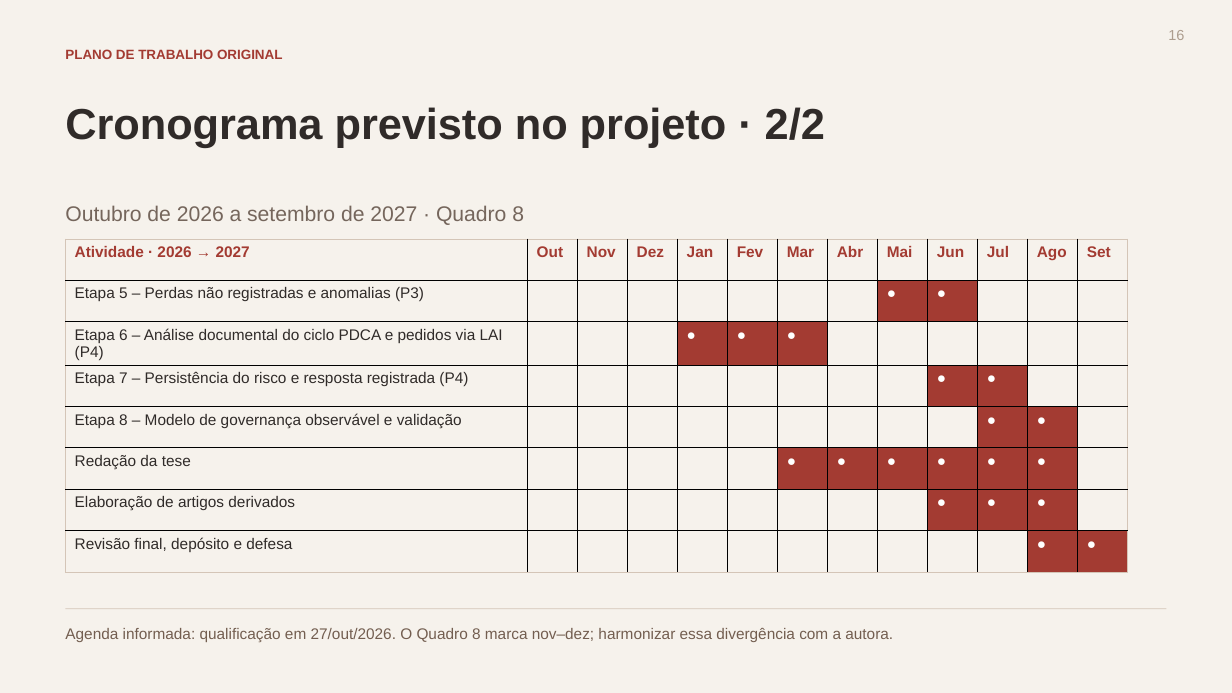
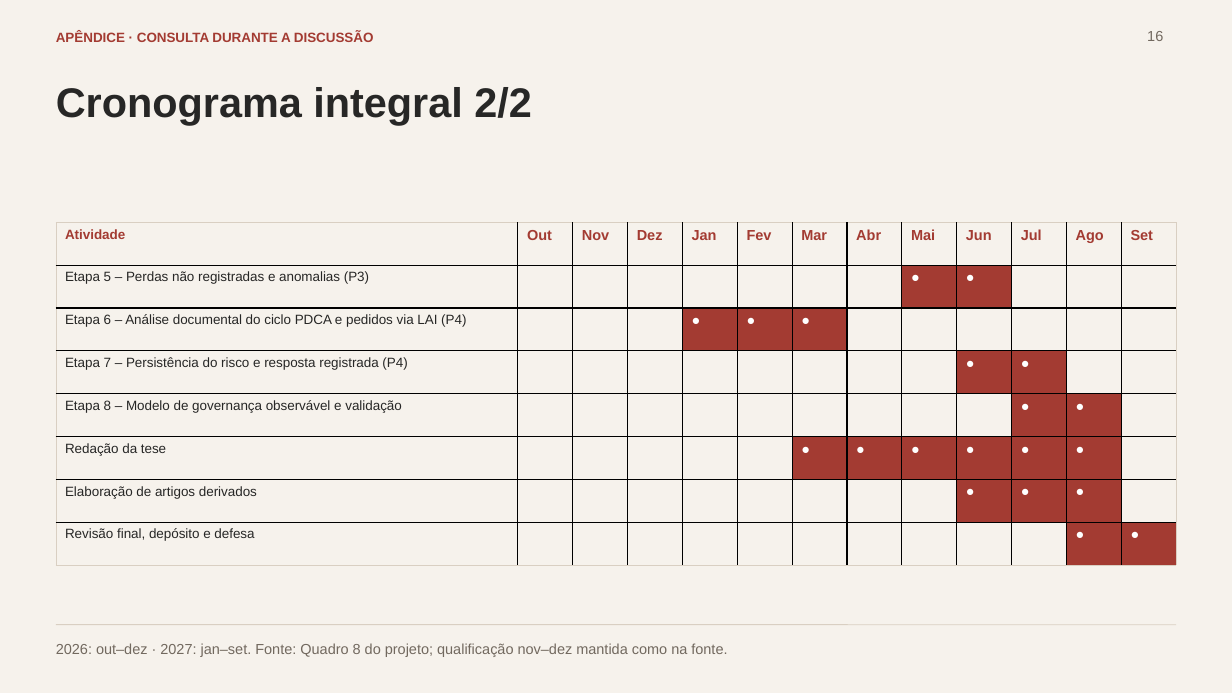
Before and after one commit to alexandrerodrigues2311/observatorio-seguranca-rodoviaria, a slide deck: slide 16 of dist/exports/apresentacao-qualificacao-fumec.pptx. Drawn at 1232x693 pixels with LibreOffice and Linux fonts; fonts in the diff are those of the drawing. Boxes give left, top, right and bottom in pixels: in the first picture for what was removed or moved away, otherwise in the second. Text is boxed around its words. In the diff, an @@ line names an element or a change of style, - is before the commit and + after.

Commit message:
Conclui modelos de aprendizado, relatório DOCX e apresentação visual revisada

```diff
--- a/dist/exports/apresentacao-qualificacao-fumec.pptx
+++ b/dist/exports/apresentacao-qualificacao-fumec.pptx
@@ text "16" moved from (x1=1168, y1=30, x2=1184, y2=40) to (x1=1147, y1=31, x2=1163, y2=41) @@
@@ text "16" at (x1=1147, y1=31, x2=1163, y2=41): text colour #AD9D8E to #72695F @@
@@ text added at (x1=56, y1=31, x2=374, y2=42), 10.5 pt, text #A33B32, bold @@
+APÊNDICE · CONSULTA DURANTE A DISCUSSÃO
@@ text removed at (x1=65, y1=49, x2=282, y2=59) @@
-PLANO DE TRABALHO ORIGINAL
@@ text at (x1=56, y1=87, x2=532, y2=125): text changed; size 33.8 to 32.2 pt; text colour #302B29 to #272726 @@
-Cronograma previsto no projeto · 2/2
+Cronograma integral 2/2
@@ text removed at (x1=65, y1=205, x2=524, y2=225) @@
-Outubro de 2026 a setembro de 2027 · Quadro 8
@@ table at (x1=55, y1=223, x2=1172, y2=566) @@
-row 1, column 1: Atividade · 2026 → 2027
+row 1, column 1: Atividade
@@ size 12 to 11.2 pt in "Out", "Nov", "Dez", "Jan" and 28 more places @@
@@ size 12 to 10.5 pt, text colour #302B29 to #272726 in "Etapa 5 – Perdas não registradas e ...", "Etapa 6 – Análise documental do ciclo ...", "Etapa 7 – Persistência do risco e ...", "Etapa 8 – Modelo de governança observável ..." and 3 more places @@
@@ bold off in "●", "●", "●", "●" and 16 more places @@
@@ borders changed @@
@@ table resized from (x1=66, y1=238, x2=1127, y2=569) to (x1=55, y1=223, x2=1172, y2=566) @@
@@ line added from (55, 625) to (1177, 625), #D9CFC2 0.75 pt @@
@@ rectangle removed at (x1=66, y1=608, x2=1167, y2=609) @@
@@ text at (x1=56, y1=643, x2=727, y2=657): text changed; size 12 to 11.2 pt; text colour #735E50 to #72695F @@
-Agenda informada: qualificação em 27/out/2026. O Quadro 8 marca nov–dez; harmonizar essa divergência com a autora.
+2026: out–dez · 2027: jan–set. Fonte: Quadro 8 do projeto; qualificação nov–dez mantida como na fonte.
```
Also in this commit, not shown: 2 other slides changed, 13 slides added, 15 slides removed, 42 other files.
